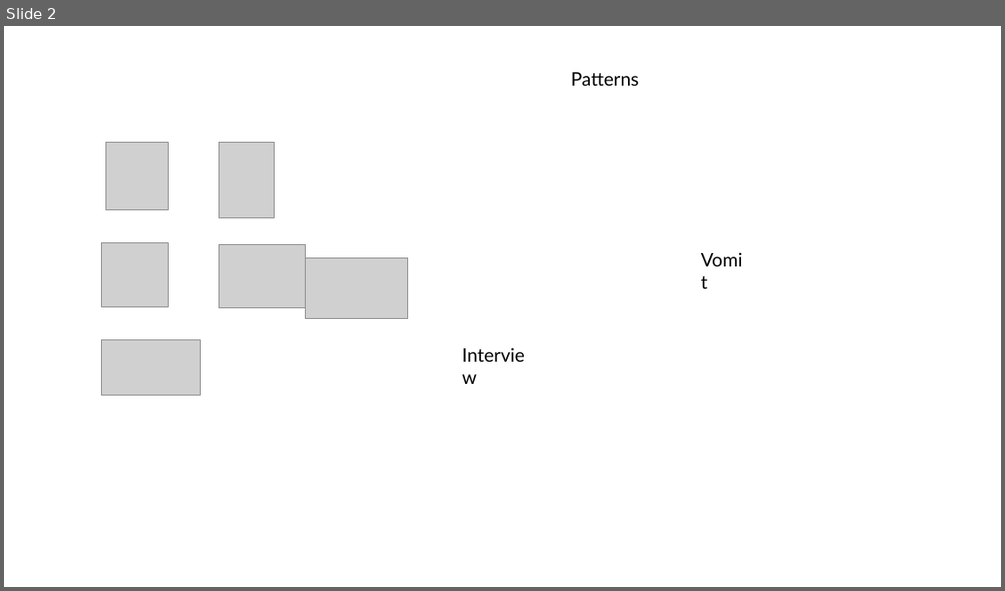
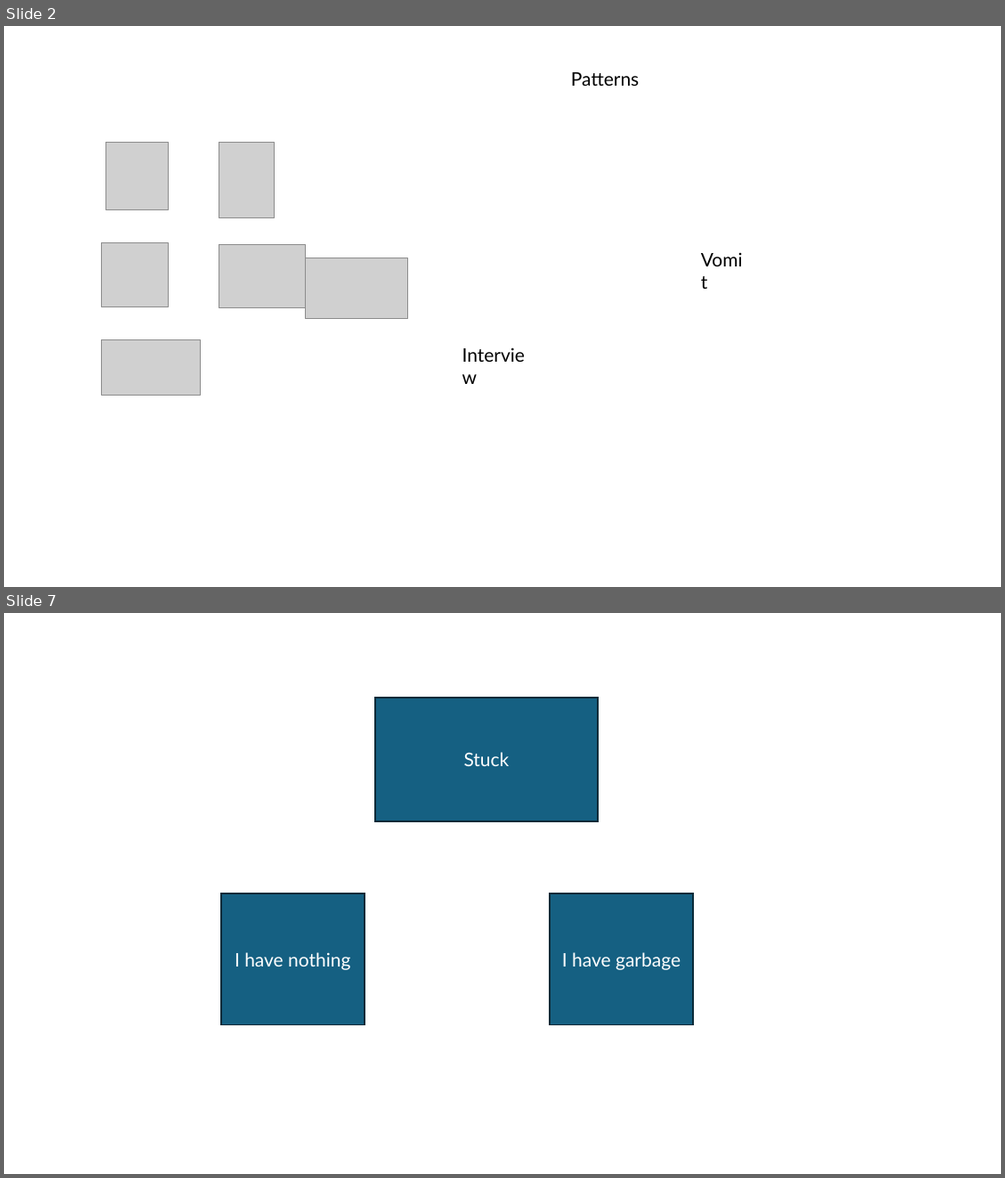
Before and after one commit to isidore/AIJournaling, a slide deck: Journaling.pptx. Shown one above the other, each under a label of ours: slide 2 before the commit, slides 2 and 7 after it; the slides between them are not shown. The pictures are 1005x591 and 1005x1178 pixels, drawn with LibreOffice and Linux fonts; fonts in the diff are those of the drawing; grey boxes stand for pictures. Boxes give left, top, right and bottom in pixels: in the first picture for what was removed or moved away, otherwise in the second. Text is boxed around its words. In the diff, an @@ line names an element or a change of style, - is before the commit and + after.

```diff
--- a/Journaling.pptx
+++ b/Journaling.pptx
@@ slide 7 added at (4, 613, 1001, 1174), background #FFFFFF @@
@@ rectangle added at (375, 698, 598, 821), fill #156082, outline #092A39 1.5 pt, 18 pt, text #FFFFFF @@
+Stuck
@@ rectangle added at (221, 893, 364, 1025), fill #156082, outline #092A39 1.5 pt, 18 pt, text #FFFFFF @@
+I have nothing
@@ rectangle added at (550, 893, 694, 1025), fill #156082, outline #092A39 1.5 pt, 18 pt, text #FFFFFF @@
+I have garbage
```
Also in this commit, not shown: 5 other slides added, 3 other files.
